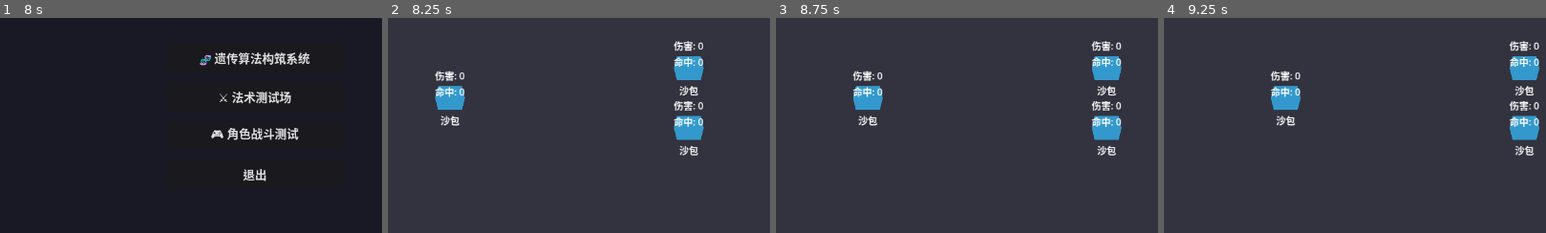
Above: before the commit, frames 1-4 (left to right).
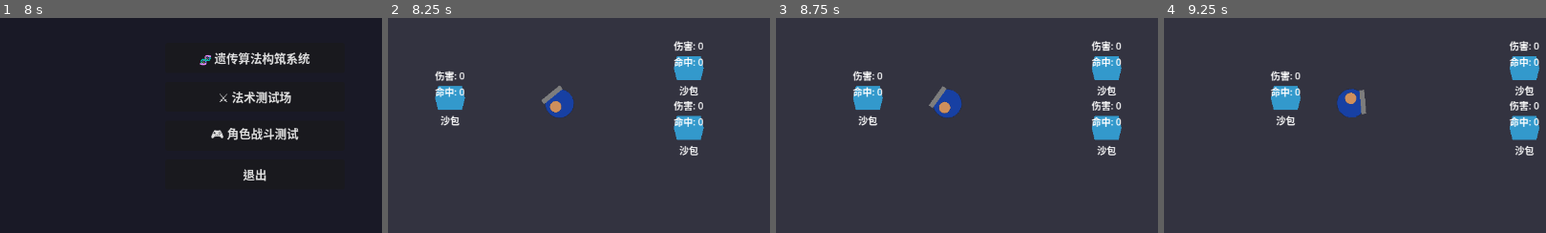
Above: after the commit, the same moments.

Repository: gdszyy/lingzi-topology-system
Game: Godot game, scene res://scenes/main_menu/main_menu.tscn
The game is run twice, just before and just after one commit, with the same random seed, the same clock (stepped at 60 frames per second) and the same inputs.
Inputs (mouse positions are % of the whole screen's width and height, from its top left):
- Up to frame 1 (8 s): click "🧬 遗传算法构筑系统" at 0.5 s; click "开始进化" at 1.25 s; click "开始进化" at 2 s; click "返回主菜单" at 2.75 s; click "⚔️ 法术测试场" at 3.5 s; click "开始测试" at 4.25 s; click "开始测试" at 5 s; click "单体目标" at 5.75 s; click "重置" at 6.5 s; click "返回主菜单" at 7.25 s
- Up to frame 2 (8.25 s): click "🎮 角色战斗测试" at 8 s
- Up to frame 3 (8.75 s): no input
- Up to frame 4 (9.25 s): tap Enter at 8.75 s; move the mouse to (72, 45) at 8.77 s; hold Right (ui_right) from 8.78 s (still down); tap 1 at 8.85 s; click (72, 45) at 8.92 s; tap Space at 9.02 s
The pictures show only the part of the screen within x 17-67%, y 30-80%; the shares and areas given below are measured in that part.

Frame 1 is identical in both runs. In frame 2, 0.8% of the frame differs, in the area x 40-49%, y 31-47%; in frame 3, 0.8%; in frame 4, 0.8%.

Commit message:
fix: 修复玩家视觉不显示问题
- 将 player_visuals.gd 脚本附加到 Visuals 节点
- 更新 load_steps 以包含新的脚本资源

修复后 PlayerVisuals 脚本会在 _ready() 时自动创建占位符纹理，
使玩家的头、身体、腿和武器能够正确显示

Diff:
--- a/scenes/player/player.tscn
+++ b/scenes/player/player.tscn
@@ -13,6 +13,7 @@
 [ext_resource type="Script" path="res://scripts/combat/input_buffer.gd" id="11_inputbuffer"]
 [ext_resource type="Script" path="res://scripts/combat/weapon_manager.gd" id="12_weaponmanager"]
 [ext_resource type="Script" path="res://scripts/combat/engraving_manager.gd" id="13_engravingmanager"]
+[ext_resource type="Script" path="res://scripts/combat/player_visuals.gd" id="14_visuals"]
 
 [sub_resource type="CircleShape2D" id="CircleShape2D_collision"]
 radius = 16.0
@@ -29,6 +30,7 @@
 shape = SubResource("CircleShape2D_collision")
 
 [node name="Visuals" type="Node2D" parent="."]
+script = ExtResource("14_visuals")
 
 [node name="LegsPivot" type="Node2D" parent="Visuals"]
 
Not shown: 1 places in scenes/player/player.tscn that only renumber resources
